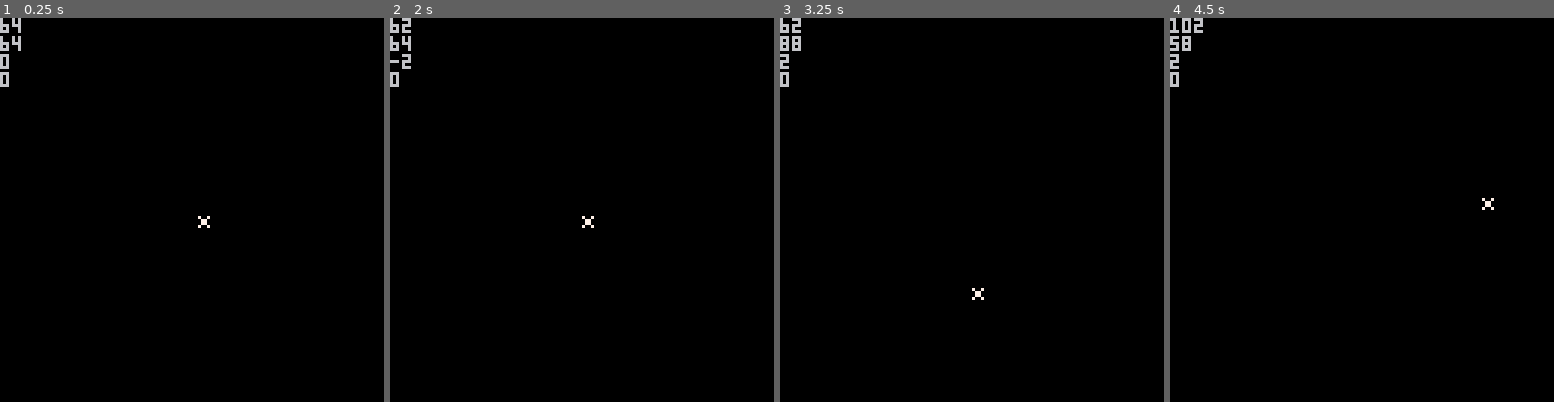
Above: before the commit, frames 1-4 (left to right).
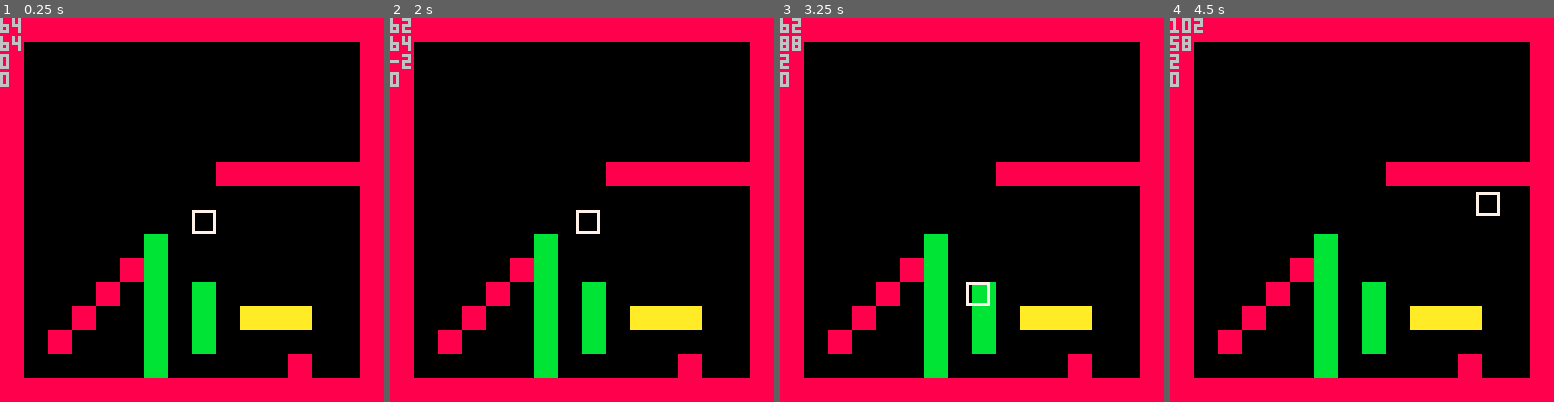
Above: after the commit, the same moments.

Repository: mRamiroGonzalez/pico8-platformer-engine-dd
Game: PICO-8 cartridge engine.p8
Same seed, same stepped clock (60 frames per second), same inputs: the game is played once before the commit and once after it.
Inputs:
- Up to frame 1 (0.25 s): no input
- Up to frame 2 (2 s): hold Left from 1.97 s (still down)
- Up to frame 3 (3.25 s): release Left at 2.37 s; hold Down 2.42-2.82 s; hold Right from 2.87 s (still down)
- Up to frame 4 (4.5 s): release Right at 3.53 s; hold Up 3.58-4.08 s; hold Right from 4.13 s (still down)

The runs differ from the first frame. In frame 1, 32% of the frame differs, in the area x 0-100%, y 0-100%; in frame 2, 32%; in frame 3, 32%; in frame 4, 32%.

Commit message:
player moving in 4 directions

Diff:
--- a/engine.p8
+++ b/engine.p8
@@ -54,8 +54,8 @@
 
 function _draw()
 cls()
+map_draw()
 print_log()
-map_draw()
 player_draw()
 end
 
@@ -63,14 +63,14 @@
 player_update_position()
 end
 __gfx__
-00000000000000000000000000000000000000000000000000000000000000000000000000000000000000000000000000000000000000000000000000000000
-00000000000000000000000000000000000000000000000000000000000000000000000000000000000000000000000000000000000000000000000000000000
-00700700000000000000000000000000000000000000000000000000000000000000000000000000000000000000000000000000000000000000000000000000
-00077000000000000000000000000000000000000000000000000000000000000000000000000000000000000000000000000000000000000000000000000000
-00077000000000000000000000000000000000000000000000000000000000000000000000000000000000000000000000000000000000000000000000000000
-00700700000000000000000000000000000000000000000000000000000000000000000000000000000000000000000000000000000000000000000000000000
-00000000000000000000000000000000000000000000000000000000000000000000000000000000000000000000000000000000000000000000000000000000
-00000000000000000000000000000000000000000000000000000000000000000000000000000000000000000000000000000000000000000000000000000000
+7777777788888888aaaaaaaabbbbbbbb000000000000000000000000000000000000000000000000000000000000000000000000000000000000000000000000
+7000000788888888aaaaaaaabbbbbbbb000000000000000000000000000000000000000000000000000000000000000000000000000000000000000000000000
+7000000788888888aaaaaaaabbbbbbbb000000000000000000000000000000000000000000000000000000000000000000000000000000000000000000000000
+7000000788888888aaaaaaaabbbbbbbb000000000000000000000000000000000000000000000000000000000000000000000000000000000000000000000000
+7000000788888888aaaaaaaabbbbbbbb000000000000000000000000000000000000000000000000000000000000000000000000000000000000000000000000
+7000000788888888aaaaaaaabbbbbbbb000000000000000000000000000000000000000000000000000000000000000000000000000000000000000000000000
+7000000788888888aaaaaaaabbbbbbbb000000000000000000000000000000000000000000000000000000000000000000000000000000000000000000000000
+7777777788888888aaaaaaaabbbbbbbb000000000000000000000000000000000000000000000000000000000000000000000000000000000000000000000000
 00000000000000000000000000000000000000000000000000000000000000000000000000000000000000000000000000000000000000000000000000000000
 00000000000000000000000000000000000000000000000000000000000000000000000000000000000000000000000000000000000000000000000000000000
 00000000000000000000000000000000000000000000000000000000000000000000000000000000000000000000000000000000000000000000000000000000
@@ -193,168 +193,168 @@
 00000000000000000000000000000000000000000000000000000000000000000000000000000000000000000000000000000000000000000000000000000000
 
 __gff__
-0000000000000000000000000000000000000000000000000000000000000000000000000000000000000000000000000000000000000000000000000000000000000000000000000000000000000000000000000000000000000000000000000000000000000000000000000000000000000000000000000000000000000000
+0001020400000000000000000000000000000000000000000000000000000000000000000000000000000000000000000000000000000000000000000000000000000000000000000000000000000000000000000000000000000000000000000000000000000000000000000000000000000000000000000000000000000000
 0000000000000000000000000000000000000000000000000000000000000000000000000000000000000000000000000000000000000000000000000000000000000000000000000000000000000000000000000000000000000000000000000000000000000000000000000000000000000000000000000000000000000000
 __map__
-0000000000000000000000000000000000000000000000000000000000000000000000000000000000000000000000000000000000000000000000000000000000000000000000000000000000000000000000000000000000000000000000000000000000000000000000000000000000000000000000000000000000000000
-0000000000000000000000000000000000000000000000000000000000000000000000000000000000000000000000000000000000000000000000000000000000000000000000000000000000000000000000000000000000000000000000000000000000000000000000000000000000000000000000000000000000000000
-0000000000000000000000000000000000000000000000000000000000000000000000000000000000000000000000000000000000000000000000000000000000000000000000000000000000000000000000000000000000000000000000000000000000000000000000000000000000000000000000000000000000000000
-0000000000000000000000000000000000000000000000000000000000000000000000000000000000000000000000000000000000000000000000000000000000000000000000000000000000000000000000000000000000000000000000000000000000000000000000000000000000000000000000000000000000000000
-0000000000000000000000000000000000000000000000000000000000000000000000000000000000000000000000000000000000000000000000000000000000000000000000000000000000000000000000000000000000000000000000000000000000000000000000000000000000000000000000000000000000000000
-0000000000000000000000000000000000000000000000000000000000000000000000000000000000000000000000000000000000000000000000000000000000000000000000000000000000000000000000000000000000000000000000000000000000000000000000000000000000000000000000000000000000000000
-0000000000000000000000000000000000000000000000000000000000000000000000000000000000000000000000000000000000000000000000000000000000000000000000000000000000000000000000000000000000000000000000000000000000000000000000000000000000000000000000000000000000000000
-0000000000000000000000000000000000000000000000000000000000000000000000000000000000000000000000000000000000000000000000000000000000000000000000000000000000000000000000000000000000000000000000000000000000000000000000000000000000000000000000000000000000000000
-0000000000000000000000000000000000000000000000000000000000000000000000000000000000000000000000000000000000000000000000000000000000000000000000000000000000000000000000000000000000000000000000000000000000000000000000000000000000000000000000000000000000000000
-0000000000000000000000000000000000000000000000000000000000000000000000000000000000000000000000000000000000000000000000000000000000000000000000000000000000000000000000000000000000000000000000000000000000000000000000000000000000000000000000000000000000000000
-0000000000000000000000000000000000000000000000000000000000000000000000000000000000000000000000000000000000000000000000000000000000000000000000000000000000000000000000000000000000000000000000000000000000000000000000000000000000000000000000000000000000000000
-0000000000000000000000000000000000000000000000000000000000000000000000000000000000000000000000000000000000000000000000000000000000000000000000000000000000000000000000000000000000000000000000000000000000000000000000000000000000000000000000000000000000000000
-0000000000000000000000000000000000000000000000000000000000000000000000000000000000000000000000000000000000000000000000000000000000000000000000000000000000000000000000000000000000000000000000000000000000000000000000000000000000000000000000000000000000000000
-0000000000000000000000000000000000000000000000000000000000000000000000000000000000000000000000000000000000000000000000000000000000000000000000000000000000000000000000000000000000000000000000000000000000000000000000000000000000000000000000000000000000000000
-0000000000000000000000000000000000000000000000000000000000000000000000000000000000000000000000000000000000000000000000000000000000000000000000000000000000000000000000000000000000000000000000000000000000000000000000000000000000000000000000000000000000000000
-0000000000000000000000000000000000000000000000000000000000000000000000000000000000000000000000000000000000000000000000000000000000000000000000000000000000000000000000000000000000000000000000000000000000000000000000000000000000000000000000000000000000000000
-0000000000000000000000000000000000000000000000000000000000000000000000000000000000000000000000000000000000000000000000000000000000000000000000000000000000000000000000000000000000000000000000000000000000000000000000000000000000000000000000000000000000000000
-0000000000000000000000000000000000000000000000000000000000000000000000000000000000000000000000000000000000000000000000000000000000000000000000000000000000000000000000000000000000000000000000000000000000000000000000000000000000000000000000000000000000000000
-0000000000000000000000000000000000000000000000000000000000000000000000000000000000000000000000000000000000000000000000000000000000000000000000000000000000000000000000000000000000000000000000000000000000000000000000000000000000000000000000000000000000000000
-0000000000000000000000000000000000000000000000000000000000000000000000000000000000000000000000000000000000000000000000000000000000000000000000000000000000000000000000000000000000000000000000000000000000000000000000000000000000000000000000000000000000000000
-0000000000000000000000000000000000000000000000000000000000000000000000000000000000000000000000000000000000000000000000000000000000000000000000000000000000000000000000000000000000000000000000000000000000000000000000000000000000000000000000000000000000000000
-0000000000000000000000000000000000000000000000000000000000000000000000000000000000000000000000000000000000000000000000000000000000000000000000000000000000000000000000000000000000000000000000000000000000000000000000000000000000000000000000000000000000000000
-0000000000000000000000000000000000000000000000000000000000000000000000000000000000000000000000000000000000000000000000000000000000000000000000000000000000000000000000000000000000000000000000000000000000000000000000000000000000000000000000000000000000000000
-0000000000000000000000000000000000000000000000000000000000000000000000000000000000000000000000000000000000000000000000000000000000000000000000000000000000000000000000000000000000000000000000000000000000000000000000000000000000000000000000000000000000000000
-0000000000000000000000000000000000000000000000000000000000000000000000000000000000000000000000000000000000000000000000000000000000000000000000000000000000000000000000000000000000000000000000000000000000000000000000000000000000000000000000000000000000000000
-0000000000000000000000000000000000000000000000000000000000000000000000000000000000000000000000000000000000000000000000000000000000000000000000000000000000000000000000000000000000000000000000000000000000000000000000000000000000000000000000000000000000000000
-0000000000000000000000000000000000000000000000000000000000000000000000000000000000000000000000000000000000000000000000000000000000000000000000000000000000000000000000000000000000000000000000000000000000000000000000000000000000000000000000000000000000000000
-0000000000000000000000000000000000000000000000000000000000000000000000000000000000000000000000000000000000000000000000000000000000000000000000000000000000000000000000000000000000000000000000000000000000000000000000000000000000000000000000000000000000000000
-0000000000000000000000000000000000000000000000000000000000000000000000000000000000000000000000000000000000000000000000000000000000000000000000000000000000000000000000000000000000000000000000000000000000000000000000000000000000000000000000000000000000000000
-0000000000000000000000000000000000000000000000000000000000000000000000000000000000000000000000000000000000000000000000000000000000000000000000000000000000000000000000000000000000000000000000000000000000000000000000000000000000000000000000000000000000000000
-0000000000000000000000000000000000000000000000000000000000000000000000000000000000000000000000000000000000000000000000000000000000000000000000000000000000000000000000000000000000000000000000000000000000000000000000000000000000000000000000000000000000000000
-0000000000000000000000000000000000000000000000000000000000000000000000000000000000000000000000000000000000000000000000000000000000000000000000000000000000000000000000000000000000000000000000000000000000000000000000000000000000000000000000000000000000000000
-…(130 lines of a section not shown)…
+0101010101010101010101010101010100000000000000000000000000000000000000000000000000000000000000000000000000000000000000000000000000000000000000000000000000000000000000000000000000000000000000000000000000000000000000000000000000000000000000000000000000000000
+0100000000000000000000000000000100000000000000000000000000000000000000000000000000000000000000000000000000000000000000000000000000000000000000000000000000000000000000000000000000000000000000000000000000000000000000000000000000000000000000000000000000000000
+0100000000000000000000000000000100000000000000000000000000000000000000000000000000000000000000000000000000000000000000000000000000000000000000000000000000000000000000000000000000000000000000000000000000000000000000000000000000000000000000000000000000000000
+0100000000000000000000000000000100000000000000000000000000000000000000000000000000000000000000000000000000000000000000000000000000000000000000000000000000000000000000000000000000000000000000000000000000000000000000000000000000000000000000000000000000000000
+0100000000000000000000000000000100000000000000000000000000000000000000000000000000000000000000000000000000000000000000000000000000000000000000000000000000000000000000000000000000000000000000000000000000000000000000000000000000000000000000000000000000000000
+0100000000000000000000000000000100000000000000000000000000000000000000000000000000000000000000000000000000000000000000000000000000000000000000000000000000000000000000000000000000000000000000000000000000000000000000000000000000000000000000000000000000000000
+0100000000000000000101010101010100000000000000000000000000000000000000000000000000000000000000000000000000000000000000000000000000000000000000000000000000000000000000000000000000000000000000000000000000000000000000000000000000000000000000000000000000000000
+0100000000000000000000000000000100000000000000000000000000000000000000000000000000000000000000000000000000000000000000000000000000000000000000000000000000000000000000000000000000000000000000000000000000000000000000000000000000000000000000000000000000000000
+0100000000000000000000000000000100000000000000000000000000000000000000000000000000000000000000000000000000000000000000000000000000000000000000000000000000000000000000000000000000000000000000000000000000000000000000000000000000000000000000000000000000000000
+0100000000000300000000000000000100000000000000000000000000000000000000000000000000000000000000000000000000000000000000000000000000000000000000000000000000000000000000000000000000000000000000000000000000000000000000000000000000000000000000000000000000000000
+0100000000010300000000000000000100000000000000000000000000000000000000000000000000000000000000000000000000000000000000000000000000000000000000000000000000000000000000000000000000000000000000000000000000000000000000000000000000000000000000000000000000000000
+0100000001000300030000000000000100000000000000000000000000000000000000000000000000000000000000000000000000000000000000000000000000000000000000000000000000000000000000000000000000000000000000000000000000000000000000000000000000000000000000000000000000000000
+0100000100000300030002020200000100000000000000000000000000000000000000000000000000000000000000000000000000000000000000000000000000000000000000000000000000000000000000000000000000000000000000000000000000000000000000000000000000000000000000000000000000000000
+0100010000000300030000000000000100000000000000000000000000000000000000000000000000000000000000000000000000000000000000000000000000000000000000000000000000000000000000000000000000000000000000000000000000000000000000000000000000000000000000000000000000000000
+0100000000000300000000000100000100000000000000000000000000000000000000000000000000000000000000000000000000000000000000000000000000000000000000000000000000000000000000000000000000000000000000000000000000000000000000000000000000000000000000000000000000000000
+0101010101010101010101010101010100000000000000000000000000000000000000000000000000000000000000000000000000000000000000000000000000000000000000000000000000000000000000000000000000000000000000000000000000000000000000000000000000000000000000000000000000000000
+0000000000000000000000000000000000000000000000000000000000000000000000000000000000000000000000000000000000000000000000000000000000000000000000000000000000000000000000000000000000000000000000000000000000000000000000000000000000000000000000000000000000000000
+0000000000000000000000000000000000000000000000000000000000000000000000000000000000000000000000000000000000000000000000000000000000000000000000000000000000000000000000000000000000000000000000000000000000000000000000000000000000000000000000000000000000000000
+0000000000000000000000000000000000000000000000000000000000000000000000000000000000000000000000000000000000000000000000000000000000000000000000000000000000000000000000000000000000000000000000000000000000000000000000000000000000000000000000000000000000000000
+0000000000000000000000000000000000000000000000000000000000000000000000000000000000000000000000000000000000000000000000000000000000000000000000000000000000000000000000000000000000000000000000000000000000000000000000000000000000000000000000000000000000000000
+0000000000000000000000000000000000000000000000000000000000000000000000000000000000000000000000000000000000000000000000000000000000000000000000000000000000000000000000000000000000000000000000000000000000000000000000000000000000000000000000000000000000000000
+0000000000000000000000000000000000000000000000000000000000000000000000000000000000000000000000000000000000000000000000000000000000000000000000000000000000000000000000000000000000000000000000000000000000000000000000000000000000000000000000000000000000000000
+0000000000000000000000000000000000000000000000000000000000000000000000000000000000000000000000000000000000000000000000000000000000000000000000000000000000000000000000000000000000000000000000000000000000000000000000000000000000000000000000000000000000000000
+0000000000000000000000000000000000000000000000000000000000000000000000000000000000000000000000000000000000000000000000000000000000000000000000000000000000000000000000000000000000000000000000000000000000000000000000000000000000000000000000000000000000000000
+0000000000000000000000000000000000000000000000000000000000000000000000000000000000000000000000000000000000000000000000000000000000000000000000000000000000000000000000000000000000000000000000000000000000000000000000000000000000000000000000000000000000000000
+0000000000000000000000000000000000000000000000000000000000000000000000000000000000000000000000000000000000000000000000000000000000000000000000000000000000000000000000000000000000000000000000000000000000000000000000000000000000000000000000000000000000000000
+0000000000000000000000000000000000000000000000000000000000000000000000000000000000000000000000000000000000000000000000000000000000000000000000000000000000000000000000000000000000000000000000000000000000000000000000000000000000000000000000000000000000000000
+0000000000000000000000000000000000000000000000000000000000000000000000000000000000000000000000000000000000000000000000000000000000000000000000000000000000000000000000000000000000000000000000000000000000000000000000000000000000000000000000000000000000000000
+0000000000000000000000000000000000000000000000000000000000000000000000000000000000000000000000000000000000000000000000000000000000000000000000000000000000000000000000000000000000000000000000000000000000000000000000000000000000000000000000000000000000000000
+0000000000000000000000000000000000000000000000000000000000000000000000000000000000000000000000000000000000000000000000000000000000000000000000000000000000000000000000000000000000000000000000000000000000000000000000000000000000000000000000000000000000000000
+0000000000000000000000000000000000000000000000000000000000000000000000000000000000000000000000000000000000000000000000000000000000000000000000000000000000000000000000000000000000000000000000000000000000000000000000000000000000000000000000000000000000000000
+0000000000000000000000000000000000000000000000000000000000000000000000000000000000000000000000000000000000000000000000000000000000000000000000000000000000000000000000000000000000000000000000000000000000000000000000000000000000000000000000000000000000000000
+…(130 lines of a section not shown)…
--- a/src/skeleton.lua
+++ b/src/skeleton.lua
@@ -4,8 +4,8 @@
 
 function _draw()
  cls()
+ map_draw()
  print_log()
- map_draw()
  player_draw()
 end
 
Not shown, changed: README.md
